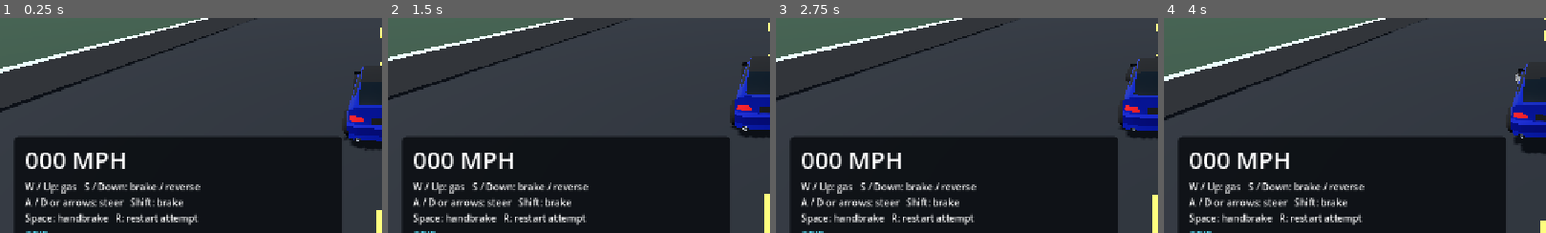
Above: before the commit, frames 1-4 (left to right).
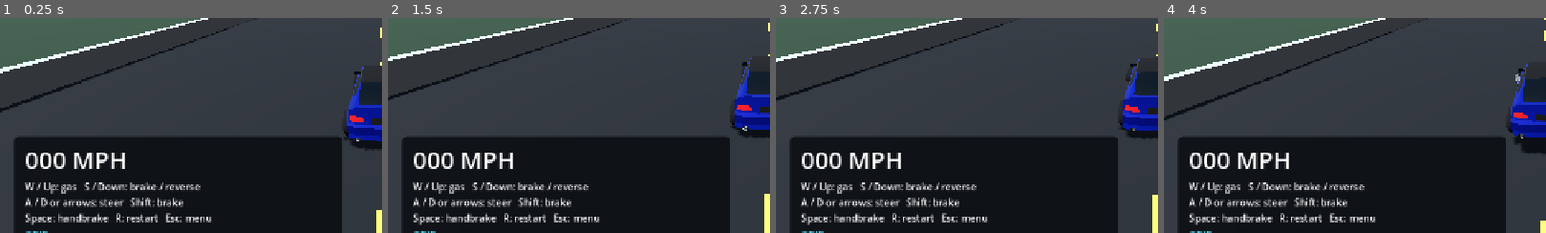
Above: after the commit, the same moments.

Repository: EmrysCodes/Revved
Game: Godot game, scene res://scenes/test_circuit.tscn
Same seed, same stepped clock (60 frames per second), same inputs: the game is played once before the commit and once after it.
Inputs (mouse positions are % of the whole screen's width and height, from its top left):
- Up to frame 1 (0.25 s): no input
- Up to frame 2 (1.5 s): tap Enter at 0.5 s; move the mouse to (72, 45) at 0.52 s; hold D 0.53-1.25 s; tap Tab at 0.6 s; click (72, 45) at 0.67 s; tap Space at 0.77 s; tap R at 0.8 s; drag from (30, 55) to (45, 70) at 1.27 s
- Up to frame 3 (2.75 s): tap Space at 2 s; move the mouse to (60, 28) at 2.02 s; hold D from 2.03 s (still down); tap Tab at 2.1 s; click (60, 28) at 2.17 s; tap R at 2.3 s
- Up to frame 4 (4 s): release D at 2.75 s; drag from (45, 70) to (20, 35) at 2.77 s; tap Enter at 3.5 s; move the mouse to (80, 65) at 3.52 s; hold A from 3.53 s (still down); hold Shift from 3.53 s (still down); click (80, 65) at 3.67 s; tap Space at 3.77 s; tap R at 3.8 s
The pictures show only the part of the screen within x 0-50%, y 43-93%; the shares and areas given below are measured in that part.

The runs differ from the first frame. In frame 1, 0.3% of the frame differs, in the area x 42-56%, y 90-97%; in frame 2, 0.3%; in frame 3, 0.3%; in frame 4, 0.3%.

Commit message:
Add pause menu and unit settings
Add an Escape-operated pause menu with resume, restart,
and saved US/metric unit selection.

Freeze driving and lap timing while paused, update HUD
units immediately, and support keyboard navigation.

Add pause-menu and settings regression checks.

Diff:
--- a/core/game_settings.gd
+++ b/core/game_settings.gd
@@ -1,5 +1,5 @@
 extends Node
-## Shared display preference for the future settings menu. Physics stays in SI units.
+## Shared display preference used by the pause/settings menu. Physics stays in SI units.
 
 signal units_changed
 
--- a/racing/test_circuit.gd
+++ b/racing/test_circuit.gd
@@ -19,6 +19,7 @@
 		var gate: Area3D = get_node("Gates/Gate%d" % index)
 		gate.body_entered.connect(_on_gate_entered.bind(index))
 	car.connect("reset_to_spawn", _restart_attempt)
+	GameSettings.units_changed.connect(_update_readout)
 	_update_readout()
 
 
--- /dev/null
+++ b/tests/verify_pause_menu.gd
@@ -0,0 +1,100 @@
+extends SceneTree
+
+func _initialize() -> void:
+	call_deferred("_run")
+
+func _run() -> void:
+	var settings: Node = root.get_node("GameSettings")
+	var original_path: String = settings.settings_path
+	var original_units: int = settings.unit_system
+	settings.settings_path = "res://tests/pause-menu-verification.tmp"
+	settings.set_unit_system(0, false)
+	var level: Node3D = load("res://scenes/test_circuit.tscn").instantiate()
+	root.add_child(level)
+	var car: CharacterBody3D = level.get_node("VehicleSpawn/PlayerCar")
+	var menu: CanvasLayer = car.get_node("PauseMenu")
+	var card: Control = menu.get_node("Overlay/Center/Card")
+	var stack: VBoxContainer = menu.get_node("Overlay/Center/Card/Padding/Stack")
+	var units: OptionButton = stack.get_node("UnitsRow/Units")
+	for frame in range(60):
+		await physics_frame
+	assert(not paused and not menu.get_node("Overlay").visible)
+	level.lap_active = true
+	level.next_gate = 1
+	level.elapsed = 12.5
+	level.best_lap = 60.0
+	car.velocity = Vector3.FORWARD * 10.0
+	_key(KEY_ESCAPE)
+	assert(paused and menu.get_node("Overlay").visible, "Escape must open pause menu")
+	assert(root.gui_get_focus_owner() == stack.get_node("Resume"), "Resume must receive initial keyboard focus")
+	_key(KEY_TAB)
+	assert(root.gui_get_focus_owner() == stack.get_node("Restart"), "Tab must navigate menu controls")
+	units.grab_focus()
+	units.show_popup()
+	for frame in range(3):
+		await process_frame
+	assert(units.get_popup().visible, "Units dropdown must open")
+	_key(KEY_ESCAPE)
+	for frame in range(3):
+		await process_frame
+	assert(paused and not units.get_popup().visible, "Escape should dismiss dropdown before resuming driving")
+	var position_before: Vector3 = car.global_position
+	var time_before: float = level.elapsed
+	_key(KEY_W)
+	_key(KEY_R)
+	for frame in range(30):
+		await process_frame
+	assert(car.global_position.is_equal_approx(position_before), "Driving and reset inputs must not move car while paused")
+	assert(level.elapsed == time_before, "Lap timer must freeze")
+	for resolution in [Vector2i(640, 360), Vector2i(800, 600), Vector2i(1280, 720), Vector2i(1656, 932), Vector2i(2560, 1080)]:
+		root.size = resolution
+		for frame in range(5):
+			await process_frame
+		assert(root.get_visible_rect().encloses(card.get_global_rect()), "Pause card must fit viewport")
+		assert(card.get_global_rect().encloses(stack.get_global_rect()), "Menu controls must fit card")
+	units.select(1)
+	units.item_selected.emit(1)
+	assert(settings.unit_system == 1, "Menu must change unit preference")
+	assert(level.readout.text.contains("km"), "Race HUD must update while paused")
+	assert(car.get_node("HUD/Screen/DrivePanel/Padding/Stack/Readout").text.ends_with("km/h"), "Speed must update while paused")
+	var config := ConfigFile.new()
+	assert(config.load(settings.settings_path) == OK and config.get_value("display", "units") == 1, "Menu selection must persist")
+	assert(stack.get_node("Feedback").text == "Unit preference saved.")
+	_key(KEY_ESCAPE)
+	assert(not paused and not menu.get_node("Overlay").visible, "Escape must resume")
+	for frame in range(5):
+		await physics_frame
+	assert(level.elapsed > time_before and car.global_position.z < position_before.z, "Driving and timer must resume")
+	_key(KEY_ESCAPE)
+	assert(units.get_selected_id() == 1, "Reopened menu must reflect preference")
+	stack.get_node("Restart").pressed.emit()
+	assert(not paused and not level.lap_active and level.next_gate == 0, "Restart button must reset lap and resume")
+	assert(car.global_position.is_equal_approx(Vector3(39, 1, 35)) and car.velocity.is_zero_approx(), "Restart button must restore spawn")
+	assert(level.best_lap == 60.0, "Restart must preserve session best")
+	menu.open_menu()
+	stack.get_node("Resume").pressed.emit()
+	assert(not paused, "Resume button must unpause")
+	settings.settings_path = "res://tests/nonexistent-save-directory/settings.cfg"
+	menu.open_menu()
+	units.select(0)
+	units.item_selected.emit(0)
+	assert(stack.get_node("Feedback").text.contains("Could not save"), "Save failures must be visible")
+	assert(settings.unit_system == 0, "Save failure must still apply session preference")
+	menu.close_menu()
+	assert(DirAccess.remove_absolute(ProjectSettings.globalize_path("res://tests/pause-menu-verification.tmp")) == OK)
+	settings.settings_path = original_path
+	settings.set_unit_system(original_units, false)
+	print("PASS: Escape toggle, keyboard focus, paused driving/timer, responsive bounds, live units, persistence, resume/restart, preserved best lap, save-error feedback")
+	quit()
+
+func _key(code: Key) -> void:
+	var event := InputEventKey.new()
+	event.keycode = code
+	event.physical_keycode = code
+	event.pressed = true
+	Input.parse_input_event(event)
+	Input.flush_buffered_events()
+	var release: InputEventKey = event.duplicate()
+	release.pressed = false
+	Input.parse_input_event(release)
+	Input.flush_buffered_events()
--- /dev/null
+++ b/ui/pause_menu.gd
@@ -0,0 +1,62 @@
+extends CanvasLayer
+
+var _opened: bool = false
+
+@onready var _overlay: Control = $Overlay
+@onready var _units: OptionButton = $Overlay/Center/Card/Padding/Stack/UnitsRow/Units
+@onready var _feedback: Label = $Overlay/Center/Card/Padding/Stack/Feedback
+@onready var _resume: Button = $Overlay/Center/Card/Padding/Stack/Resume
+@onready var _restart: Button = $Overlay/Center/Card/Padding/Stack/Restart
+
+
+func _ready() -> void:
+	_units.add_item("US — MPH / miles / feet", GameSettings.Units.US)
+	_units.add_item("Metric — km/h / km / m", GameSettings.Units.METRIC)
+	_units.item_selected.connect(_on_units_selected)
+	_resume.pressed.connect(close_menu)
+	_restart.pressed.connect(_restart_attempt)
+	_overlay.hide()
+
+
+func _unhandled_key_input(event: InputEvent) -> void:
+	if event.is_action_pressed("ui_cancel") and not event.is_echo():
+		if _opened:
+			close_menu()
+		else:
+			open_menu()
+		get_viewport().set_input_as_handled()
+
+
+func open_menu() -> void:
+	if _opened or get_tree().paused:
+		return
+	_opened = true
+	_units.select(_units.get_item_index(GameSettings.unit_system))
+	_feedback.text = "Unit preferences save automatically."
+	_overlay.show()
+	get_tree().paused = true
+	_resume.grab_focus()
+
+
+func close_menu() -> void:
+	if not _opened:
+		return
+	_opened = false
+	_overlay.hide()
+	get_viewport().gui_release_focus()
+	get_tree().paused = false
+
+
+func _on_units_selected(index: int) -> void:
+	var result: Error = GameSettings.set_unit_system(_units.get_item_id(index))
+	_feedback.text = "Unit preference saved." if result == OK else "Units applied for this session. Could not save preferences."
+
+
+func _restart_attempt() -> void:
+	get_parent().call("_reset_car")
+	close_menu()
+
+
+func _exit_tree() -> void:
+	if _opened:
+		get_tree().paused = false
--- /dev/null
+++ b/ui/pause_menu.tscn
@@ -0,0 +1,119 @@
+[gd_scene load_steps=3 format=3]
+
+[ext_resource type="Script" path="res://ui/pause_menu.gd" id="1_script"]
+
+[sub_resource type="StyleBoxFlat" id="CardStyle"]
+bg_color = Color(0.035, 0.05, 0.075, 0.98)
+border_width_left = 1
+border_width_top = 1
+border_width_right = 1
+border_width_bottom = 1
+border_color = Color(0.18, 0.32, 0.43, 1)
+corner_radius_top_left = 14
+corner_radius_top_right = 14
+corner_radius_bottom_left = 14
+corner_radius_bottom_right = 14
+
+[node name="PauseMenu" type="CanvasLayer"]
+process_mode = 3
+layer = 20
+script = ExtResource("1_script")
+
+[node name="Overlay" type="Control" parent="."]
+visible = false
+layout_mode = 3
+anchors_preset = 15
+anchor_right = 1.0
+anchor_bottom = 1.0
+grow_horizontal = 2
+grow_vertical = 2
+
+[node name="Shade" type="ColorRect" parent="Overlay"]
+layout_mode = 0
+anchors_preset = 15
+anchor_right = 1.0
+anchor_bottom = 1.0
+grow_horizontal = 2
+grow_vertical = 2
+color = Color(0.005, 0.01, 0.02, 0.7)
+
+[node name="Center" type="CenterContainer" parent="Overlay"]
+layout_mode = 0
+anchors_preset = 15
+anchor_right = 1.0
+anchor_bottom = 1.0
+grow_horizontal = 2
+grow_vertical = 2
+mouse_filter = 2
+
+[node name="Card" type="PanelContainer" parent="Overlay/Center"]
+custom_minimum_size = Vector2(520, 0)
+layout_mode = 2
+theme_override_styles/panel = SubResource("CardStyle")
+
+[node name="Padding" type="MarginContainer" parent="Overlay/Center/Card"]
+layout_mode = 2
+theme_override_constants/margin_left = 28
+theme_override_constants/margin_top = 26
+theme_override_constants/margin_right = 28
+theme_override_constants/margin_bottom = 26
+
+[node name="Stack" type="VBoxContainer" parent="Overlay/Center/Card/Padding"]
+layout_mode = 2
+theme_override_constants/separation = 16
+
+[node name="Title" type="Label" parent="Overlay/Center/Card/Padding/Stack"]
+layout_mode = 2
+theme_override_font_sizes/font_size = 34
+text = "REVVED"
+
+[node name="Subtitle" type="Label" parent="Overlay/Center/Card/Padding/Stack"]
+layout_mode = 2
+theme_override_colors/font_color = Color(0.5, 0.8, 0.95, 1)
+theme_override_font_sizes/font_size = 18
+text = "PAUSED / SETTINGS"
+
+[node name="Divider" type="HSeparator" parent="Overlay/Center/Card/Padding/Stack"]
+layout_mode = 2
+
+[node name="UnitsRow" type="HBoxContainer" parent="Overlay/Center/Card/Padding/Stack"]
+layout_mode = 2
+theme_override_constants/separation = 20
+
+[node name="Label" type="Label" parent="Overlay/Center/Card/Padding/Stack/UnitsRow"]
+layout_mode = 2
+size_flags_horizontal = 3
+theme_override_font_sizes/font_size = 20
+text = "Display units"
+
+[node name="Units" type="OptionButton" parent="Overlay/Center/Card/Padding/Stack/UnitsRow"]
+custom_minimum_size = Vector2(270, 48)
+layout_mode = 2
+theme_override_font_sizes/font_size = 18
+
+[node name="Feedback" type="Label" parent="Overlay/Center/Card/Padding/Stack"]
+custom_minimum_size = Vector2(0, 44)
+layout_mode = 2
+theme_override_colors/font_color = Color(0.7, 0.76, 0.83, 1)
+theme_override_font_sizes/font_size = 16
+text = "Unit preferences save automatically."
+autowrap_mode = 3
+
+[node name="Resume" type="Button" parent="Overlay/Center/Card/Padding/Stack"]
+custom_minimum_size = Vector2(0, 48)
+layout_mode = 2
+theme_override_font_sizes/font_size = 20
+text = "Resume driving"
+
+[node name="Restart" type="Button" parent="Overlay/Center/Card/Padding/Stack"]
+custom_minimum_size = Vector2(0, 48)
+layout_mode = 2
+theme_override_font_sizes/font_size = 20
+text = "Restart attempt"
+
+[node name="Hint" type="Label" parent="Overlay/Center/Card/Padding/Stack"]
+layout_mode = 2
+theme_override_colors/font_color = Color(0.7, 0.76, 0.83, 1)
+theme_override_font_sizes/font_size = 16
+text = "Esc: resume    Tab / arrows: navigate    Enter: select"
+horizontal_alignment = 1
--- a/vehicles/arcade_car.gd
+++ b/vehicles/arcade_car.gd
@@ -41,6 +41,7 @@
 	_camera_arm.add_excluded_object(get_rid())
 	_camera_arm.top_level = true
 	_snap_camera()
+	GameSettings.units_changed.connect(_update_speed_readout)
 
 
 func _unhandled_key_input(event: InputEvent) -> void:
@@ -53,8 +54,7 @@
 	var throttle: float = float(_held(KEY_W, KEY_UP)) - float(_held(KEY_S, KEY_DOWN))
 	var steering: float = float(_held(KEY_D, KEY_RIGHT)) - float(_held(KEY_A, KEY_LEFT))
 	_step_motion(delta, throttle, steering, Input.is_physical_key_pressed(KEY_SHIFT), Input.is_physical_key_pressed(KEY_SPACE))
-	var horizontal_speed: float = Vector2(velocity.x, velocity.z).length()
-	_readout.text = GameSettings.format_speed(horizontal_speed)
+	_update_speed_readout()
 	_status.text = "HANDBRAKE" if _handbraking else "GRIP"
 	if global_position.y < -10.0:
 		_reset_car()
@@ -121,6 +121,10 @@
 	return Input.is_physical_key_pressed(first) or Input.is_physical_key_pressed(second)
 
 
+func _update_speed_readout() -> void:
+	_readout.text = GameSettings.format_speed(Vector2(velocity.x, velocity.z).length())
+
+
 func _snap_camera() -> void:
 	_camera_arm.global_position = global_position + Vector3.UP * 1.5
 	_camera_arm.global_rotation = Vector3(deg_to_rad(-15.0), global_rotation.y, 0.0)
--- a/vehicles/arcade_car.tscn
+++ b/vehicles/arcade_car.tscn
@@ -1,7 +1,8 @@
-[gd_scene load_steps=6 format=3]
+[gd_scene load_steps=7 format=3]
 
 [ext_resource type="Script" path="res://vehicles/arcade_car.gd" id="1_car"]
 [ext_resource type="PackedScene" path="res://vehicles/s64_compact_visual.tscn" id="2_visual"]
+[ext_resource type="PackedScene" path="res://ui/pause_menu.tscn" id="3_menu"]
 
 [sub_resource type="StyleBoxFlat" id="HUD_Panel"]
 bg_color = Color(0.025, 0.035, 0.05, 0.8)
@@ -86,7 +87,7 @@
 layout_mode = 2
 mouse_filter = 2
 theme_override_font_sizes/font_size = 16
-text = "W / Up: gas   S / Down: brake / reverse\nA / D or arrows: steer   Shift: brake\nSpace: handbrake   R: restart attempt"
+text = "W / Up: gas   S / Down: brake / reverse\nA / D or arrows: steer   Shift: brake\nSpace: handbrake   R: restart   Esc: menu"
 autowrap_mode = 3
 
 [node name="Status" type="Label" parent="HUD/Screen/DrivePanel/Padding/Stack"]
@@ -95,3 +96,5 @@
 theme_override_colors/font_color = Color(0.35, 0.9, 1, 1)
 theme_override_font_sizes/font_size = 16
 text = "GRIP"
+
+[node name="PauseMenu" parent="." instance=ExtResource("3_menu")]
Not shown, added: tests/verify_pause_menu.gd.uid
Not shown, added: ui/pause_menu.gd.uid
